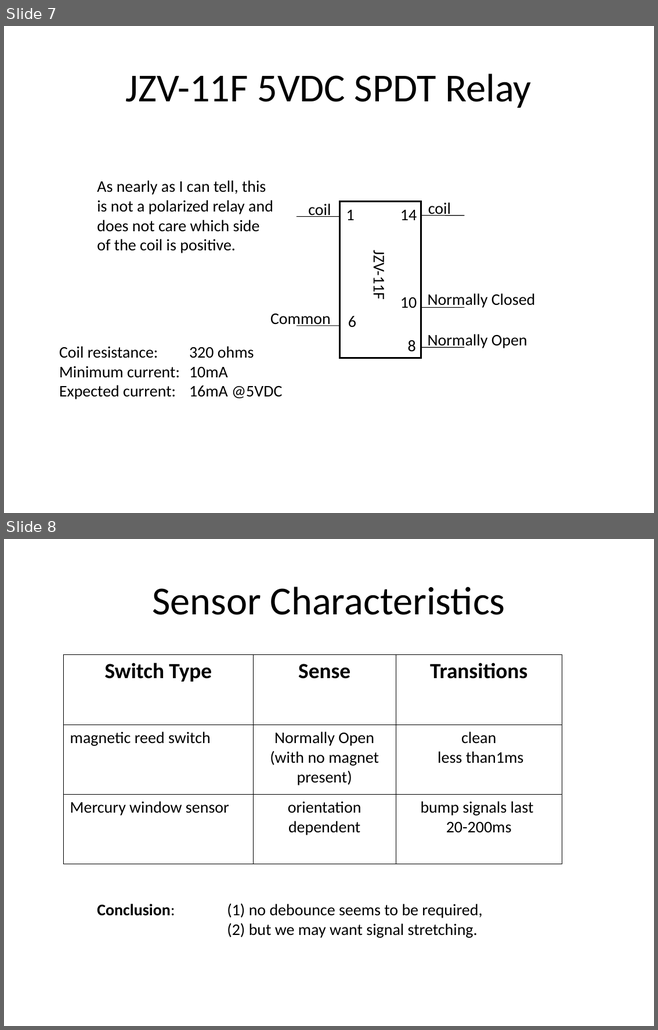
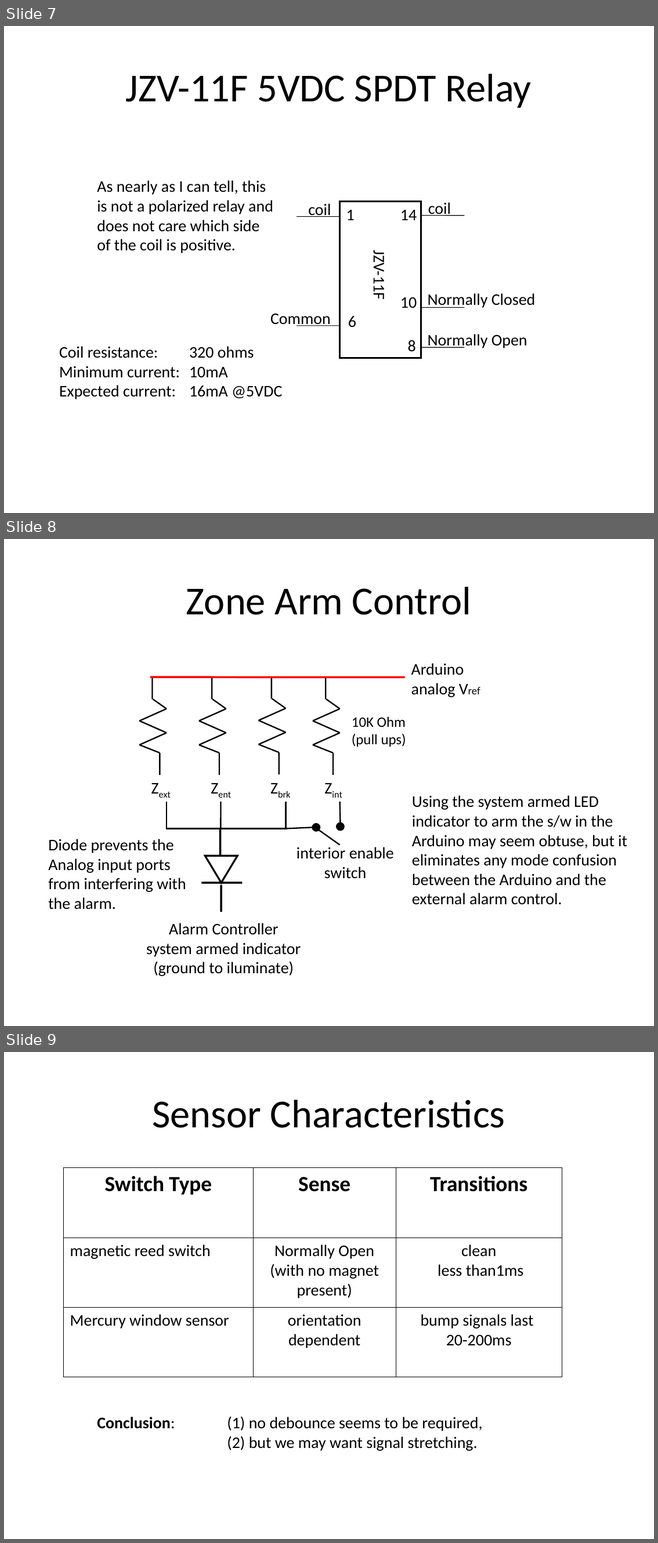
Before and after one commit to markkampe/Alarm, a slide deck: Schematics.ppt. Shown one above the other, each under a label of ours: slides 7 and 8 before the commit, slides 7, 8 and 9 after it. The pictures are 658x1030 and 658x1543 pixels, drawn with LibreOffice and Linux fonts; fonts in the diff are those of the drawing. Boxes give left, top, right and bottom in pixels: in the first picture for what was removed or moved away, otherwise in the second. Text is boxed around its words. In the diff, an @@ line names an element or a change of style, - is before the commit and + after.

```diff
--- a/Schematics.ppt
+++ b/Schematics.ppt
@@ slide 8 added at (4,539,654,1026), background #FFFFFF @@
@@ title added at (186,587,471,615), 44 pt, text #000000 @@
+Zone Arm Control
@@ line added from (150, 678) to (405, 678), #FF0000 2.24 pt @@
@@ group added at (139,678,166,775): 7 lines @@
@@ group added at (199,678,226,775): 7 lines @@
@@ group added at (259,676,285,775): 7 lines @@
@@ group added at (313,678,340,775): 7 lines @@
@@ text added at (411,663,464,697), 18 pt, text #000000 @@
+Arduino
+analog Vref
@@ text added at (351,716,406,747), 16 pt, text #000000 @@
+10K Ohm
+(pull ups)
@@ text added at (145,775,188,803), 18 pt, text #000000 @@
+Zext
@@ text added at (204,775,248,803), 18 pt, text #000000 @@
+Zent
@@ text added at (264,775,307,803), 18 pt, text #000000 @@
+Zbrk
@@ text added at (318,775,361,803), 18 pt, text #000000 @@
+Zint
@@ text added at (412,795,627,905), 18 pt, text #000000 @@
+Using the system armed LED indicator to arm the s/w in the Arduino may seem obtuse, but it eliminates any mode confusion between the Arduino and the external alarm control.
@@ elbow line added from (166, 801) to (220, 829), #000000 1.5 pt @@
@@ line added from (221, 801) to (220, 829), #000000 1.5 pt @@
@@ elbow line added from (285, 801) to (220, 829), #000000 1.5 pt @@
@@ line added from (340, 801) to (340, 824), #000000 1.5 pt @@
@@ line added from (220, 856) to (220, 829), #000000 2.24 pt @@
@@ line added from (285, 829) to (313, 827), #000000 1.5 pt @@
@@ ellipse added at (313,824,319,831), fill #000000, outline #000000 2.01 pt @@
@@ line added from (318, 830) to (340, 845), #000000 1.5 pt @@
@@ ellipse added at (336,824,343,830), fill #000000, outline #000000 2.01 pt @@
@@ text added at (48,839,186,910), 18 pt, text #000000 @@
+Diode prevents the Analog input ports from interfering with the alarm.
@@ text added at (296,845,394,879), 18 pt, text #000000 @@
+interior enable
+switch
@@ triangle added at (205,856,237,884), fill #FFFFFF, outline #000000 2.01 pt @@
@@ line added from (201, 882) to (242, 882), #000000 2.24 pt @@
@@ line added from (221, 912) to (221, 885), #000000 2.24 pt @@
@@ text added at (146,923,301,976), 18 pt, text #000000 @@
+Alarm Controller
+system armed indicator
+(ground to iluminate)
@@ what was slide 8 is now slide 9 @@
```
Also in this commit, not shown: 1 slide changed, 1 other slide added, 1 slide removed, 1 other file.
